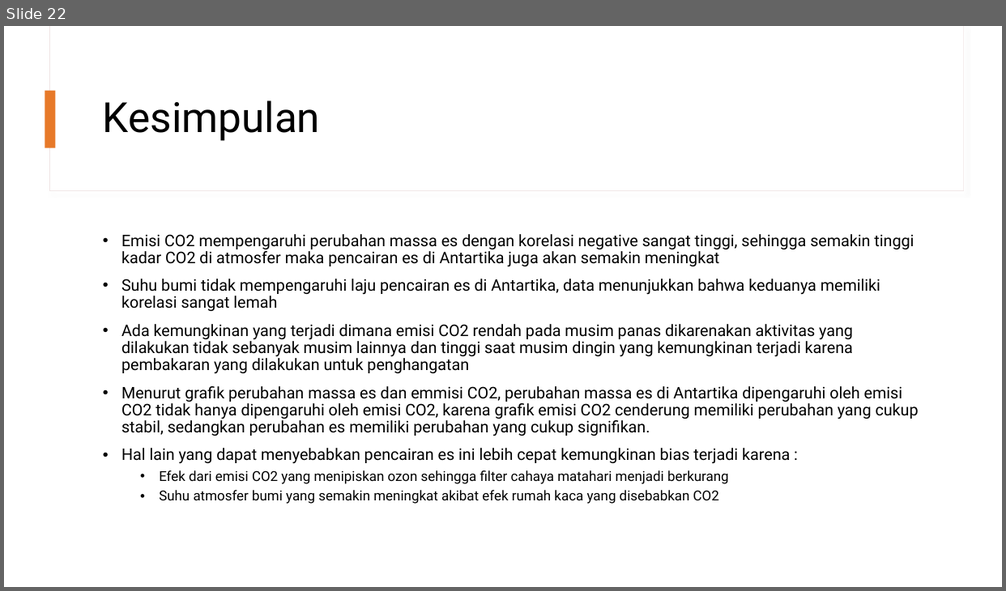
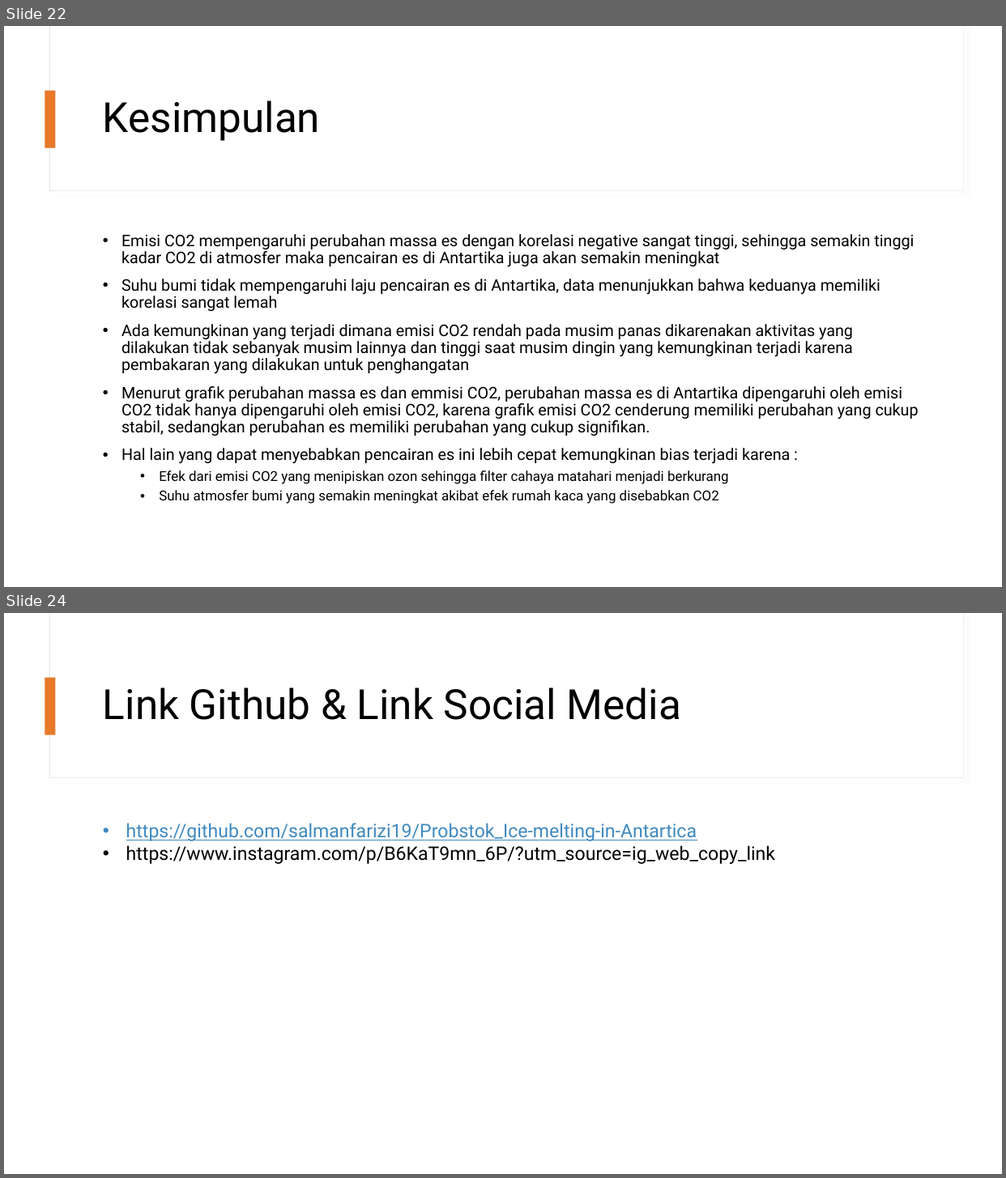
Before and after one commit to salmanfarizi19/Probstok_Ice-melting-in-Antartica, a slide deck: Ice Melting in Antartica.pptx. Shown one above the other, each under a label of ours: slide 22 before the commit, slides 22 and 24 after it; the slides between them are not shown. The pictures are 1006x591 and 1006x1178 pixels, drawn with LibreOffice and Linux fonts; fonts in the diff are those of the drawing. Boxes give left, top, right and bottom in pixels: in the first picture for what was removed or moved away, otherwise in the second. Text is boxed around its words. In the diff, an @@ line names an element or a change of style, - is before the commit and + after.

```diff
--- a/Ice Melting in Antartica.pptx
+++ b/Ice Melting in Antartica.pptx
@@ slide 24 added at (4,613,1002,1174), background #FFFFFF; not listed: 3 template elements that a slide beside it also shows @@
@@ title added at (103,688,681,720), 40 pt, text #000000 @@
+Link Github & Link Social Media
@@ text added at (126,823,775,864), 18 pt, text #000000 @@
+• https://github.com/salmanfarizi19/Probstok_Ice-melting-in-Antartica
+• https://www.instagram.com/p/B6KaT9mn_6P/?utm_source=ig_web_copy_link
```
Also in this commit, not shown: 1 slide changed, 1 slide removed.
